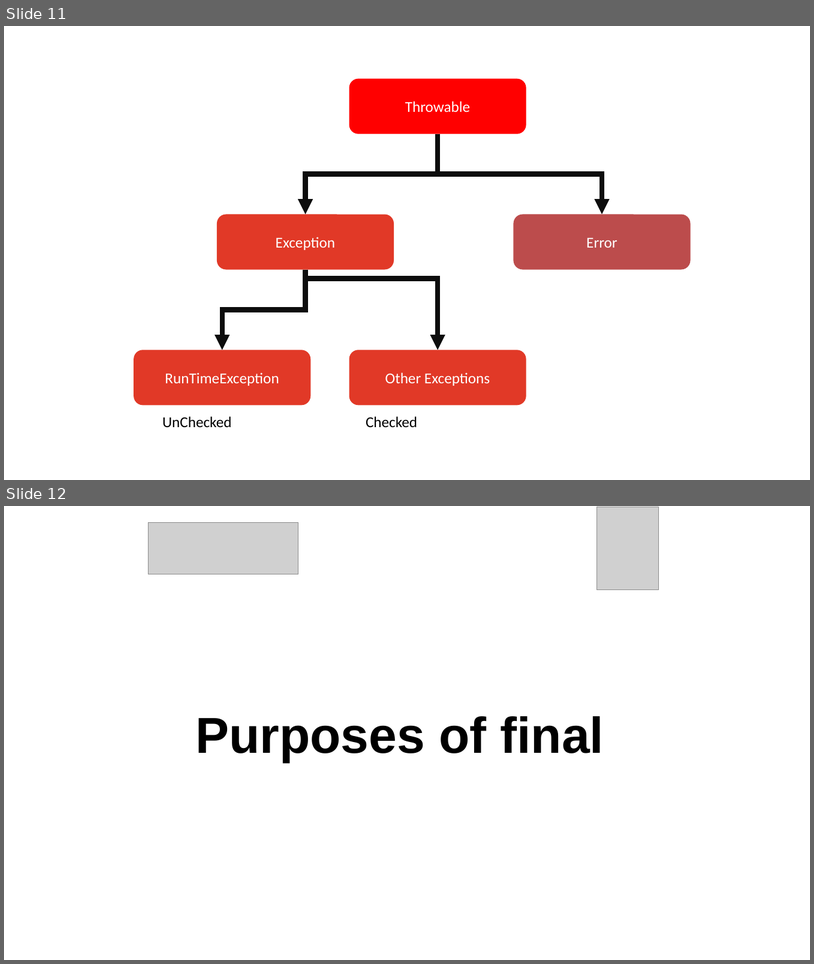
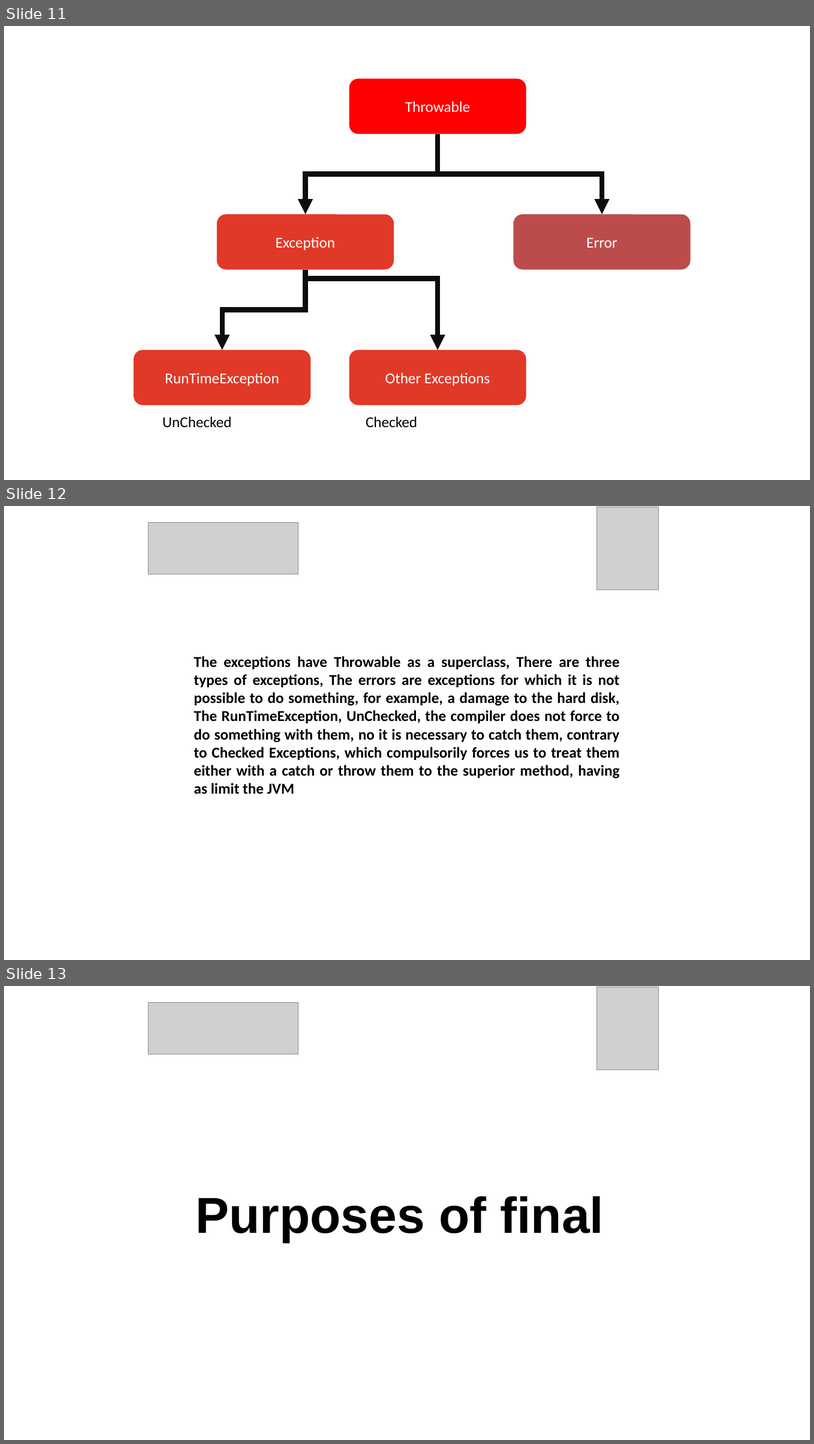
Before and after one commit to mota1299/XideralAcademiaJava, a slide deck: Exámenes/Semana02/Presentación.pptx. Shown one above the other, each under a label of ours: slides 11 and 12 before the commit, slides 11, 12 and 13 after it. The pictures are 814x964 and 814x1444 pixels, drawn with LibreOffice and Linux fonts; fonts in the diff are those of the drawing; grey boxes stand for pictures; background and template pictures are left out. Boxes give left, top, right and bottom in pixels: in the first picture for what was removed or moved away, otherwise in the second. Text is boxed around its words. In the diff, an @@ line names an element or a change of style, - is before the commit and + after.

```diff
--- a/Exámenes/Semana02/Presentación.pptx
+++ b/Exámenes/Semana02/Presentación.pptx
@@ slide 12 added at [4,506,810,960], background picture (left out) @@
@@ picture added at [149,522,299,574] @@
@@ picture added at [597,507,659,590] @@
@@ text added at [194,656,620,794], 18 pt, text #000000, bold @@
+The exceptions have Throwable as a superclass, There are three types of exceptions, The errors are exceptions for which it is not possible to do something, for example, a damage to the hard disk, The RunTimeException, UnChecked, the compiler does not force to do something with them, no it is necessary to catch them, contrary to Checked Exceptions, which compulsorily forces us to treat them either with a catch or throw them to the superior method, having as limit the JVM
@@ what was slide 12 is now slide 13 @@
```
Also in this commit, not shown: 3 slides changed, 6 other slides added, 5 slides removed, 1 other file.
